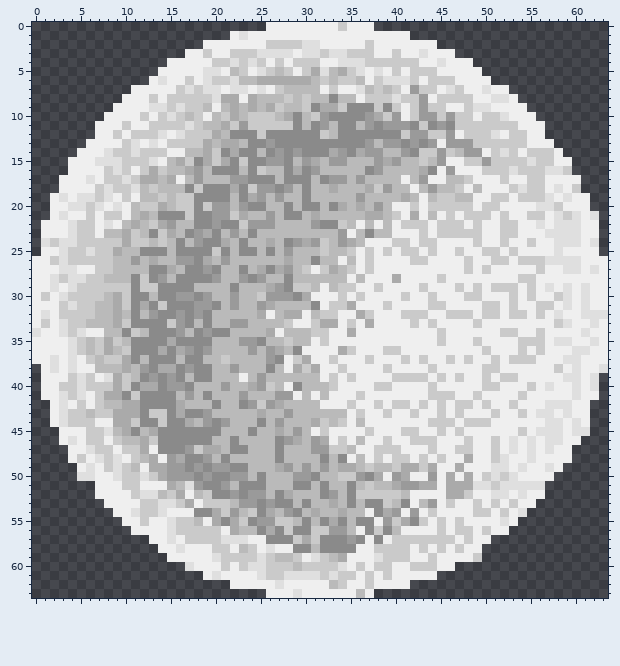
Two versions of one pixel-art file, Sprite Source Files/Objects/Karadsheh_Moon.ase. Above: the version before the commit.
64x64 pixels, 1 frame.
After:
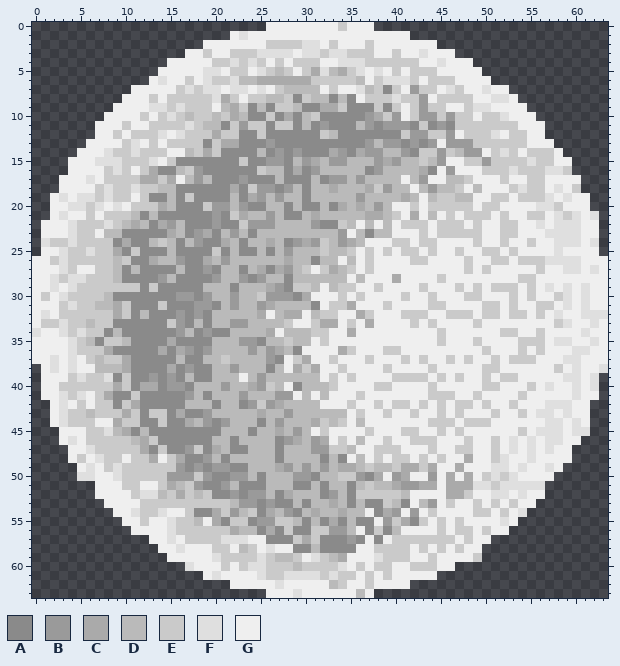
Palette (. is transparent): A #8a8a8a  B #9a9a9a  C #aaaaaa  D #bababa  E #cacaca  F #dfdfdf  G #efefef
The exact change:
@@ x 0..41 @@
  1 ......................GFGGGGGGGGGGGGGGGGGG
- 2 ...................GGGGGGGEEEEFFGGGGGEGGGG
+ 2 ...................GGGGGGGEEEEFFGEGGGEGGGG
  3 .................GGEGGEEEFFFFGFFEFFEEEGGEG
  4 ...............GGGGGEEFEFEGEGEEEGGFFFEEEEE
- 5 ..............GGGGGFFGDEGFEDEGECFDCEFGFGEG
- 6 .............GFGGEGFEEFDDCCCCCCDEDEEDGEFFF
- 7 ...........GGGGGEFEFFGFFGFGEDDDDGEGGFDEDEG
- 8 ..........GGGEGEEEEEFCCGCDDDEDEDDADDGEEEFE
- 9 .........GGGGFFEFEEDGDCDCDCEDDEACCEAAAEAEG
-10 ........GGGGEGEFEDEGDECDEEEDCADEBAAAABCEBG
-11 .......GGGEGGEEEEFEDDCEBEEEEEADABDAADBABBB
-12 .......GGEGEEEFGFEEECDAAAEAAAAAAEDAAAAAAAE
-13 ......GGGGEFGFGEEEECDCCDAABAAAAAAAAAABDBBA
-14 .....GGGFEEFEEEGGDDCEACAADABABAAACBACBBDDB
-15 ....GGGFFFEEEFGDCEACECAEAABBADBCDBBDDDBCBD
-16 ....GGGGEFEGECEDDCBDAAADAEDDACABDDDDDABDDD
-17 ...GGGFGEEFECCDCGDBDDDBBAAADAAADABBDBDDDDG
-18 ...GGGGEFEEFDEDDDAEAAACAEBBABDADDCDDDCEBDD
-19 ..GFGFFEFGEGDDEDEEAAAADACBDBDDADDDDDBDDDDC
-20 ..GGFFEFGFGDEECDEEAEBBDBAADDADAADACDCDBDGG
-21 ..GFGGEGEEGDCDAAAEAABBECDDBDAADCDDDDDCCDEG
-22 .GGGFEEGFGDCDECBDDAABAAEBBBDDDDBAAEDGDGDGE
-23 .GGGFEEGDDCEDAECDABCADBDADDDDDDDDDBGDADDGG
-24 .FEFFEEEEECEEDEDADBAACDADDCDABCBEDBCDGGGEE
-25 .GGFEEFEECDDAAADAAAAEADAADADBDDDEDDEGEGEGE
-26 GGEFEEEEEDDBDCDDBBACDBDDDDDDCDDADDGDGEGGGG
-27 GGGFFGGEEDDDDAACDAABADDADCACBDEGECDEGEGGGG
-28 GGFEFFEEDDDAEABDAAAABDDBABDDADDDDDDGDGGGCG
-29 GGFGFEEEEEEAEEAAAADDDDADDDCBAEEDGDEEGGEGGG
-30 GEGFEEEEDCEAADAABBABDDBDDEBBBACGGGEGEGGGGE
-31 GGGEFEEDDCEACAEAAABBADBDDBCDDDDAGEECGGGEGG
-32 GFGEEEEDDCDADBAABABADDDDDCGDCCGDEEGGCEGGGE
-33 GEGFEEDDDCEAAAAEBADADDBBDDDDEGGECCGEGCGGGG
-34 FGGFEFGGDDAEDAAABDABAADDDDCGDDDEEGGCGGGGGG
-35 GGGGFEDECEDAAAACAAAADDDBBADDEDDGEGGGGGGGGG
-36 GGGGFEDECDEAAACACBABDDDDBDBCDAGGGGCEGGGEEG
-37 GGFGFGEDEECADAAADAADDEDDDDBAGECGGEGGGEGGGE
-38 .GFGFGGDDDCDBACCABAADDBDDDADGCECGGEGGGGEGG
-39 .GGGEFEGFCEDABABADAADDDGDBDDDDDDGEGEGGGGEE
-40 .GGEEFEEECEACCABBADDDBDDCBEDGADDDEGGGGEEGG
-41 .GGFEFGECCAEAAAADBDADDDBDDDBBGDGDGGGEGGGGG
-42 ..GFGEGEDDCCAAAACDDDADDABEBCDDDDGGGEGGEGEE
-43 ..GFEEDEECCCAEEACAABDDDDDCDDBDDDDDDGEGGEGG
-44 ..GFEEEGGCCEAAEAACDBABDDDADBDDDCEDEGDGGGGG
-45 ...GGGEEFDCADCAAAAAAADDDADDCDBDGEGGGGEGGGE
-46 ...GFGEEGEDDCEAAAAAADDADDDDABCDBCGEGDGGEGG
-47 ....GGFEEGEECGAAABECCDAADDDADDDBBEEDGGEEEG
-48 ....GEGFEFGEDCGBCAABDADDDDDADDDDADAGDGEGEE
-49 .....GFGEFEDGCCBBABABBAADDDCBDBDBDCCDEDDEC
-50 .....FFGGFEEFECBBBABAABBDADDDBBADDEEBACGBC
-51 .......GGGEEGGGCDFBAABDAAADDDAADADDADEDDCB
-52 .......GGGGEFFDECGDEAABABBDACDDDABDAEEEEED
-53 ........GGGGEEFFECGEEEDBBABAADADDCDADAAEDA
-54 .........GGFEEFGGGAACEBDEACDBADCDDCDDGACBG
-55 ..........GGEGGFEEDGCACEABBEEDADACADAAGBEC
-56 ...........GGGGFEEEEEGCDDACAEAAEEBBDGAEADG
+ 5 ..............GGGGGFFGEEGFEDEGECFDCEFGFGEG
+ 6 .............GFGGEGFEEFDDCCCCCCEEEEEDGEFFF
+ 7 ...........GGGGGEFEFFGFFGFGEDDDDGEGGFDEAEG
+ 8 ..........GGGEGEEEEEFCEGEEDDEAEDDADAGEEEFE
+ 9 .........GGGGFFEFEEEGDCEADAEEDAACCEAAAEAEG
+10 ........GGGGEGEFEDEEDECDAAEACADEAAAAABCEBG
+11 .......GGGEGGEEEEFEDDAEBEEAEEADABAAADBABBB
+12 .......GGEGEEEFGFEEECEEAAEAAAAAAEDAAAAAAAE
+13 ......GGGGEFGEGEEEEAECCAAABAAAAAAAAAABDBBA
+14 .....GGGFEEFEEEGGDECEAAAADABABAAACBACBBDDB
+15 ....GGGFFFEEEFGEAAAAAAAEAABBADBCDBBDDDBCBD
+16 ....GGGGEFEGECAADEBAAAAAAEDDACABDDDDDABDDD
+17 ...GGGFGEEEECCECGDBDAAABAAADAAADABBDBDDDDG
+18 ...GGGGEFEEFEEDDAAAAAACAEBBABDADDCDDDCEBDD
+19 ..GFGFFEFEEGEAADAEAAAADACBDBDDADDDDDBDDDDC
+20 ..GGFFEFGFGEEECDAAAEBBDBAADDADAADACDCDBDGG
+21 ..GFGGEGEEEDADAAAAAABAECDDBDAADCDDDDDCCDEG
+22 .GGGFEEEFEDCDACBDAAABAAEBBBDDDDBAAEDGDGDGE
+23 .GGGFEEGDDAAAAACDABCADBDADDDDDDDDDBGDADDGG
+24 .FEEFEEEEACAADEDADBAACDADDCDABCBEDBCDGGGEE
+25 .GGFEEFEECAEAAADAAAAEADAADADBDDDEDDEGEGEGE
+26 GGEFEEEEEDEAACDDBAACDBDDDDDDCDDADDGDGEGGGG
+27 GGGFEGGEEDADAAAADAABADDADCACBDEGECDEGEGGGG
+28 GGFEFFEEEDAAAABDAAAABDDBABDDADDDDDDGDGGGCG
+29 GGFGFEEEEEEEAEAAAAADDDADDDCBAEEDGDEEGGEGGG
+30 GEGFEEEEDAAAAAAABBABDDBDDEBBBACGGGEGEGGGGE
+31 GGGEFEEDDCEAAAEAAABBADBDDBCDDDDAGEECGGGEGG
+32 GFGEEEEEECEADAAABABADDDDDCGDCCGDEEGGCEGGGE
+33 GEEFEEDEEAAAAAAEBADADDBBDDDDEGGECCGEGCGGGG
+34 FGGFEFEEADAAAAAABDABAADDDDCGDDDEEGGCGGGGGG
+35 GGGGFEDAEEDAAAACAAAADDDBBADDEDDGEGGGGGGGGG
+36 GGGGFEEECAAAAACACBABDDDDBDBCDAGGGGCEGGGEEG
+37 GGFGFGEDEECAAAAADAADDEDDDDBAGECGGEGGGEGGGE
+38 .GFGFGGDDDCAAAACABAADDBDDDADGCECGGEGGGGEGG
+39 .GGGEFEEFAEAABABADAADDDGDBDDDDDDGEGEGGGGEE
+40 .GGEEEEEECEACCABBADDDBDDCBEDGADDDEGGGGEEGG
+41 .GGFEFGECAAEAAAAABDADDDBDDDBBGDGDGGGEGGGGG
+42 ..GFGEGEEAECAAAAADDDADDABEBCDDDDGGGEGGEGEE
+43 ..GFEEDEEECEAEEACAABDDDDDCDDBDDDDDDGEGGEGG
+44 ..GFEEEGGCEEAAEAACDBABDDDADBDDDCEDEGDGGGGG
+45 ...GGGEEFDCADAAAAAAAADDDADDCDBDGEGGGGEGGGE
+46 ...GFGEEEEEDCEAAAAAADDADDDDABCDBCGEGDGGEGG
+47 ....GGFEEEEECAEAABEACDAADDDADDDBBEEDGGEEEG
+48 ....GEGFEEGEECGECAABDADDDDDADDDDADAGDGEGEE
+49 .....GFGEFEEEEEEBABABBAADDDCBDBDBDCCDEDDEC
+50 .....FFGGFEEEEEBBBEBAABBDADDDBBADDEEBACGBC
+51 .......GGGEEGGECDEBAABDAAADDDAADADDADEDDCB
+52 .......GGGGEFFDECEDEAABABBDACDDDABDAEEEEED
+53 ........GGGGEEEEEEEEEEDBBABAADADDCDADAAEDA
+54 .........GGFEEFGGEAACEBDEACDBADCDDCDDGACBG
+55 ..........GGEGGFEEDGCAEEABBEEDADACADAAGBEC
+56 ...........GGGGFEEEEEECDDACAEAAEEBBDGAEADG
 57 .............GGFGEEEEFFFGGAAAECEAAABAGAGEE
Boxes around the changes in both pictures, in picture pixels (x1, y1, x2, y2):
changed: (329, 40, 338, 49)
changed: (59, 67, 356, 535)
changed: (383, 85, 392, 94)
changed: (50, 319, 59, 328)
